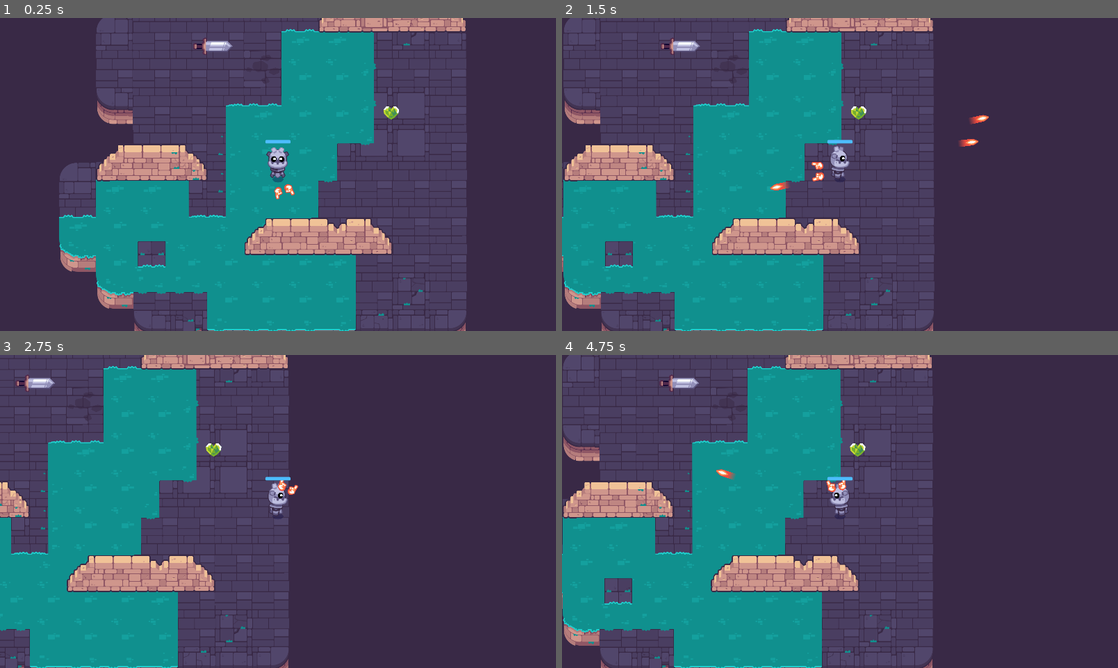
Above: before the commit, frames 1-4 (two rows, left to right).
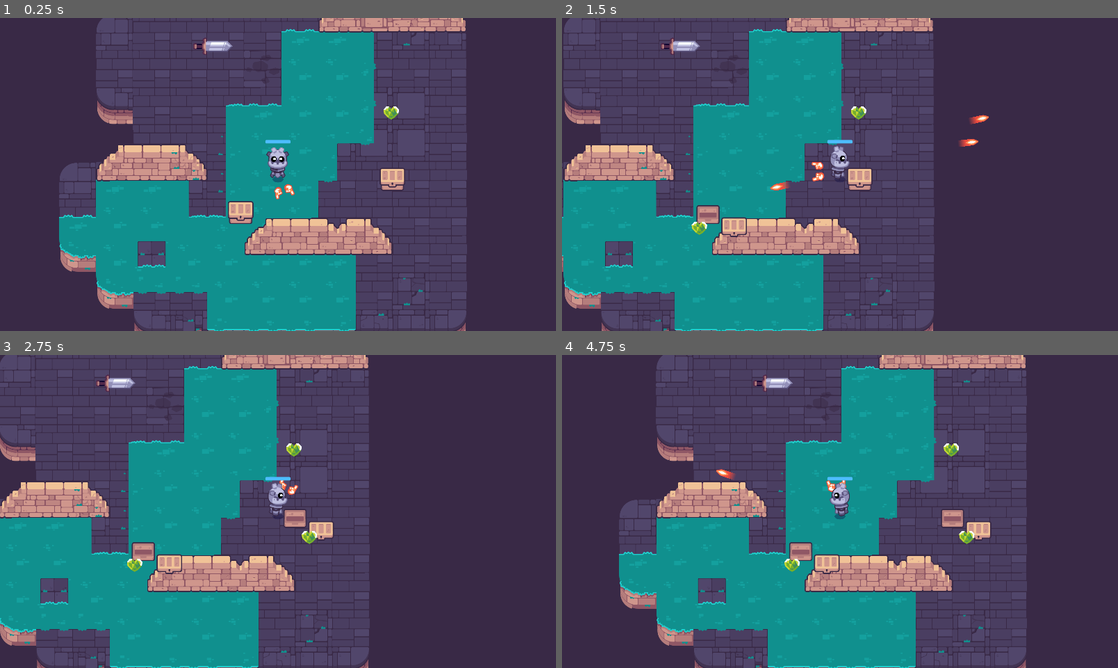
Above: after the commit, the same moments.

Repository: joszeto1/Path-of-Sorcerers-Game
Game: Godot game, scene res://test.tscn
Same seed, same stepped clock (60 frames per second), same inputs: the game is played once before the commit and once after it. Sound files missing from this copy of the repository are replaced by a short silence.
Inputs (mouse positions are in pixels of both pictures, inside the frame that each line leads up to):
- Up to frame 1 (0.25 s): no input
- Up to frame 2 (1.5 s): tap Enter at 0.5 s; move the mouse to (962, 158) at 0.52 s; hold Right (move_right) 0.53-1.25 s; hold E (interact, bound only after the commit) 0.53-1.25 s; click (962, 158) at 0.67 s; tap Space at 0.77 s; drag from (728, 190) to (689, 46) at 1.27 s
- Up to frame 3 (2.75 s): move the mouse to (333, 442) at 2.02 s; hold Right (move_right) from 2.03 s (still down); hold E (interact, bound only after the commit) from 2.03 s (still down)
- Up to frame 4 (4.75 s): release Right (move_right) at 2.75 s; release E (interact, bound only after the commit) at 2.75 s; drag from (812, 574) to (595, 383) at 2.77 s; move the mouse to (1006, 558) at 3.52 s; hold Left (move_left) 3.53-4.25 s; hold E (interact, bound only after the commit) 3.53-4.25 s; tap Space at 3.77 s; drag from (673, 464) to (845, 448) at 4.27 s

The runs differ from the first frame. In frame 1, 0.6% of the frame differs, in the area x 41-73%, y 48-66%; in frame 2, 0.8%; in frame 3, 42%; in frame 4, 60%, in the area x 0-84%, y 0-100%.

Commit message:
Multiple chests open when pressing e

Diff:
--- /dev/null
+++ b/M10.twin_stick_workbook/chest.gd
@@ -0,0 +1,53 @@
+class_name Chest extends Area2D
+
+@onready var animation_player: AnimationPlayer = %AnimationPlayer
+@export var possible_items: Array[Item] = []
+var is_player_near := false
+
+func _unhandled_input(event: InputEvent) -> void:
+	if is_player_near and event.is_action_pressed("interact"):
+		animation_player.play("open")
+
+		create_pickup()
+		get_viewport().set_input_as_handled()
+
+	if animation_player.assigned_animation == "open":
+		is_player_near = false
+
+func _ready() -> void:
+	body_entered.connect(func (body: Node) -> void:
+		is_player_near = true
+	)
+	body_exited.connect(func (body: Node) -> void:
+		is_player_near = false
+	)
+
+func create_pickup() -> void:
+	if possible_items == []:
+		return
+
+	var item: Item = possible_items.pick_random()
+	var pickup: Pickup = preload("res://pickup.tscn").instantiate()
+	pickup.item = item
+	add_child(pickup)
+
+	var random_angle := randf_range(0.0, 2.0 * PI)
+	var random_direction := Vector2(1.0, 0.0).rotated(random_angle)
+	var land_position := random_direction * randf_range(60.0, 120.0)
+
+	const FLIGHT_TIME := 0.4
+	const HALF_FLIGHT_TIME := FLIGHT_TIME / 2.0
+
+	var tween := create_tween()
+	tween.set_parallel()
+	pickup.scale = Vector2(0.25, 0.25)
+	tween.tween_property(pickup, "scale", Vector2(1.0, 1.0), HALF_FLIGHT_TIME)
+	tween.tween_property(pickup, "position:x", land_position.x, FLIGHT_TIME)
+
+	tween = create_tween()
+	tween.set_trans(Tween.TRANS_QUAD)
+	tween.set_ease(Tween.EASE_OUT)
+	var jump_height := randf_range(30.0, 80.0)
+	tween.tween_property(pickup, "position:y", land_position.y - jump_height, HALF_FLIGHT_TIME)
+	tween.set_ease(Tween.EASE_IN)
+	tween.tween_property(pickup, "position:y", land_position.y, HALF_FLIGHT_TIME)
--- /dev/null
+++ b/M10.twin_stick_workbook/chest.tscn
@@ -0,0 +1,82 @@
+[gd_scene load_steps=12 format=3 uid="uid://c7d2kuowrb2fc"]
+
+[ext_resource type="Script" path="res://chest.gd" id="1_6hfvc"]
+[ext_resource type="Script" path="res://item.gd" id="2_c6anb"]
+[ext_resource type="Texture2D" uid="uid://dub7cda3qxho2" path="res://pickups/chest/chest_bottom.png" id="2_cpjl4"]
+[ext_resource type="Texture2D" uid="uid://bfj2ayjhou4bv" path="res://pickups/chest/chest_top.png" id="3_3q4ts"]
+[ext_resource type="Script" path="res://healing_item.gd" id="3_iri7g"]
+
+[sub_resource type="Resource" id="Resource_iqqos"]
+script = ExtResource("3_iri7g")
+heal_amount = 1
+display_name = ""
+
+[sub_resource type="CircleShape2D" id="CircleShape2D_brsrm"]
+radius = 15.9008
+
+[sub_resource type="Animation" id="Animation_kiaty"]
+resource_name = "open"
+tracks/0/type = "value"
+tracks/0/imported = false
+tracks/0/enabled = true
+tracks/0/path = NodePath("ChestTop:position")
+tracks/0/interp = 1
+tracks/0/loop_wrap = true
+tracks/0/keys = {
+"times": PackedFloat32Array(0, 0.1, 0.2),
+"transitions": PackedFloat32Array(1, 1, 1),
+"update": 0,
+"values": [Vector2(0, -8), Vector2(51, -66), Vector2(90, 48)]
+}
+
+[sub_resource type="Animation" id="Animation_b53r7"]
+length = 0.001
+tracks/0/type = "value"
+tracks/0/imported = false
+tracks/0/enabled = true
+tracks/0/path = NodePath("ChestTop:position")
+tracks/0/interp = 1
+tracks/0/loop_wrap = true
+tracks/0/keys = {
+"times": PackedFloat32Array(0),
+"transitions": PackedFloat32Array(1),
+"update": 0,
+"values": [Vector2(0, -8)]
+}
+
+[sub_resource type="AnimationLibrary" id="AnimationLibrary_u70io"]
+_data = {
+"RESET": SubResource("Animation_b53r7"),
+"open": SubResource("Animation_kiaty")
+}
+
+[sub_resource type="RectangleShape2D" id="RectangleShape2D_0nye2"]
+size = Vector2(75, 67.5)
+
+[node name="Chest" type="Area2D"]
+script = ExtResource("1_6hfvc")
+possible_items = Array[ExtResource("2_c6anb")]([SubResource("Resource_iqqos")])
+
+[node name="CollisionShape2D" type="CollisionShape2D" parent="."]
+scale = Vector2(3.83685, 3.68585)
+shape = SubResource("CircleShape2D_brsrm")
+
+[node name="ChestBottom" type="Sprite2D" parent="."]
+position = Vector2(0, -4)
+texture = ExtResource("2_cpjl4")
+
+[node name="ChestTop" type="Sprite2D" parent="."]
+position = Vector2(0, -8)
+texture = ExtResource("3_3q4ts")
+
+[node name="AnimationPlayer" type="AnimationPlayer" parent="."]
+unique_name_in_owner = true
+libraries = {
+"": SubResource("AnimationLibrary_u70io")
+}
+
+[node name="StaticBody2D" type="StaticBody2D" parent="."]
+
+[node name="CollisionShape2D" type="CollisionShape2D" parent="StaticBody2D"]
+position = Vector2(0, 2)
+shape = SubResource("RectangleShape2D_0nye2")
--- a/M10.twin_stick_workbook/pickup.gd
+++ b/M10.twin_stick_workbook/pickup.gd
@@ -1,4 +1,3 @@
-@tool
 class_name Pickup extends Area2D
 
 @export var item: Item = null: set = set_item
--- a/M10.twin_stick_workbook/player.tscn
+++ b/M10.twin_stick_workbook/player.tscn
@@ -23,6 +23,7 @@
 script = ExtResource("1_qb6k3")
 
 [node name="Sprite2D" type="Sprite2D" parent="."]
+z_index = 2
 position = Vector2(-0.999999, -41)
 scale = Vector2(0.924107, 0.924107)
 texture = ExtResource("1_sf3yl")
@@ -65,6 +66,7 @@
 
 [node name="ProgressBar" type="ProgressBar" parent="."]
 unique_name_in_owner = true
+z_index = 2
 offset_left = -44.0
 offset_top = -119.0
 offset_right = 43.0
--- a/M10.twin_stick_workbook/project.godot
+++ b/M10.twin_stick_workbook/project.godot
@@ -102,6 +102,11 @@
 , Object(InputEventKey,"resource_local_to_scene":false,"resource_name":"","device":-1,"window_id":0,"alt_pressed":false …(182 unchanged characters)…
 ]
 }
+interact={
+"deadzone": 0.5,
+"events": [Object(InputEventKey,"resource_local_to_scene":false,"resource_name":"","device":-1,"window_id":0,"alt_pressed":false,"shift_pressed":false,"ctrl_pressed":false,"meta_pressed":false,"pressed":false,"keycode":0,"physical_keycode":69,"key_label":0,"unicode":101,"location":0,"echo":false,"script":null)
+]
+}
 
 [layer_names]
 
--- a/M10.twin_stick_workbook/test.tscn
+++ b/M10.twin_stick_workbook/test.tscn
@@ -1,9 +1,10 @@
-[gd_scene load_steps=5 format=3 uid="uid://bvummqrx3domw"]
+[gd_scene load_steps=6 format=3 uid="uid://bvummqrx3domw"]
 
 [ext_resource type="PackedScene" uid="uid://cu2rb5dl4ljte" path="res://levels/rooms/room_a.tscn" id="1_l4hsc"]
 [ext_resource type="PackedScene" uid="uid://qulv5gnxvxuq" path="res://player.tscn" id="2_m5bkv"]
 [ext_resource type="PackedScene" uid="uid://dckdq838nf7n2" path="res://mob.tscn" id="3_kf48t"]
 [ext_resource type="PackedScene" uid="uid://cl8doa1gg65u2" path="res://pickup.tscn" id="4_p1sm5"]
+[ext_resource type="PackedScene" uid="uid://c7d2kuowrb2fc" path="res://chest.tscn" id="5_r0xoi"]
 
 [node name="Node2D" type="Node2D"]
 
@@ -17,3 +18,9 @@
 
 [node name="Pickup" parent="." instance=ExtResource("4_p1sm5")]
 position = Vector2(1148, 469)
+
+[node name="Chest" parent="." instance=ExtResource("5_r0xoi")]
+position = Vector2(1152, 697)
+
+[node name="Chest2" parent="." instance=ExtResource("5_r0xoi")]
+position = Vector2(628, 812)
Not shown: 1 places in M10.twin_stick_workbook/pickup.tscn that only renumber resources
